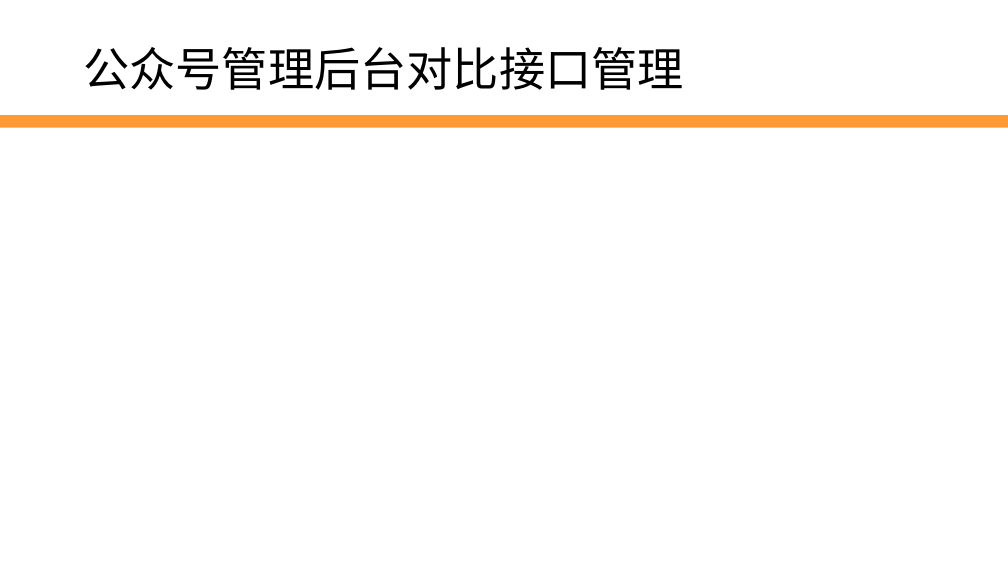
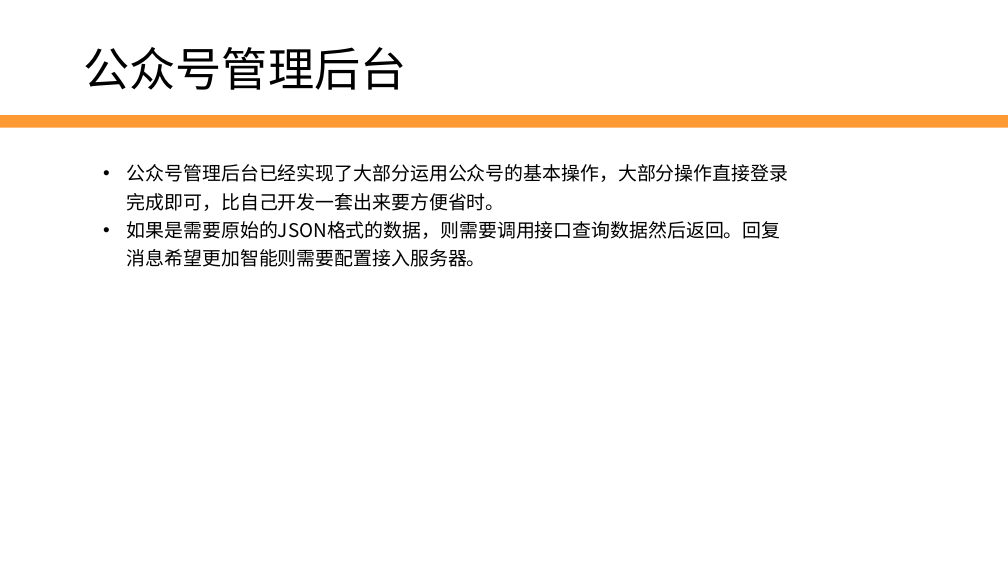
Before and after one commit to edu2act/2017-2018_1st_Wechat_Web_Programming, a slide deck: slide 14 of 课程ppt/第12讲 复习总结.pptx (slide 15 before the commit). Drawn at 1008x567 pixels with LibreOffice and Linux fonts; fonts in the diff are those of the drawing; background and template pictures are left out. Boxes give left, top, right and bottom in pixels: in the first picture for what was removed or moved away, otherwise in the second. Text is boxed around its words. In the diff, an @@ line names an element or a change of style, - is before the commit and + after.

```diff
--- a/课程ppt/第12讲 复习总结.pptx
+++ b/课程ppt/第12讲 复习总结.pptx
@@ text at (83,47,406,90): text changed @@
-公众号管理后台对比接口管理
+公众号管理后台
@@ text added at (127,164,788,267), 18 pt, text #000000 @@
+• 公众号管理后台已经实现了大部分运用公众号的基本操作，大部分操作直接登录完成即可，比自己开发一套出来要方便省时。
+• 如果是需要原始的JSON格式的数据，则需要调用接口查询数据然后返回。回复消息希望更加智能则需要配置接入服务器。
```
Also in this commit, not shown: 1 other slide changed, 1 slide added, 2 slides removed.
